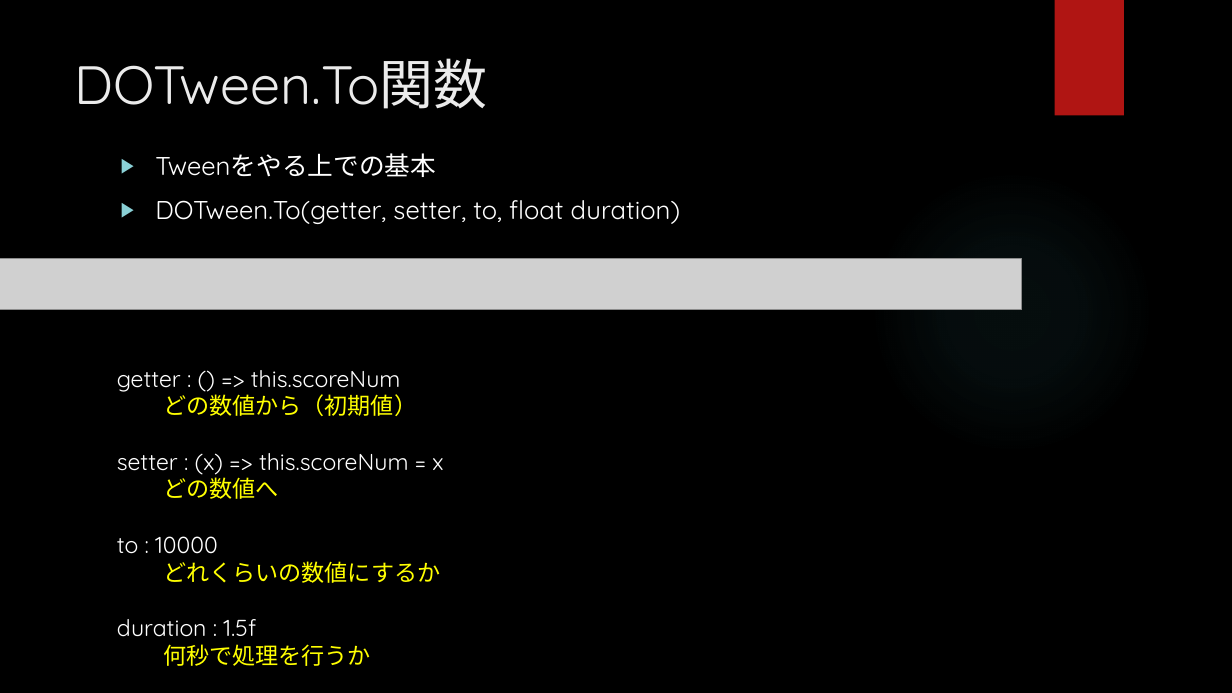
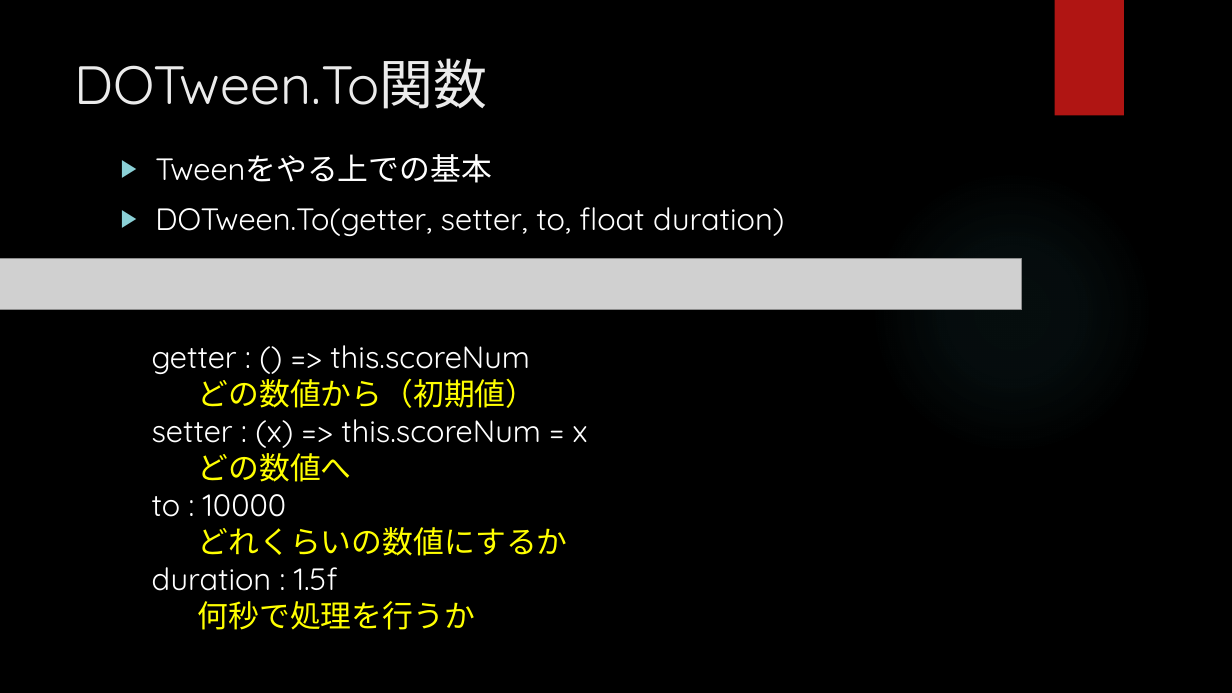
Before and after one commit to hopesnow/Study, a slide deck: slide 3 of RHStudy/Documents/プレゼンテーション1.pptx. Drawn at 1232x693 pixels with LibreOffice and Linux fonts; fonts in the diff are those of the drawing; grey boxes stand for pictures; background and template pictures are left out. Boxes give left, top, right and bottom in pixels: in the first picture for what was removed or moved away, otherwise in the second. Text is boxed around its words. In the diff, an @@ line names an element or a change of style, - is before the commit and + after.

```diff
--- a/RHStudy/Documents/プレゼンテーション1.pptx
+++ b/RHStudy/Documents/プレゼンテーション1.pptx
@@ text "Tweenをやる上での基本" at (155,154,784,236): size 20 to 24 pt @@
@@ text "getter : () => this.scoreNum": place and size @@
-text "getter : () => this.scoreNum" at (117,370,443,666)
+text "getter : () => this.scoreNum" at (152,345,588,630)
@@ text "getter : () => this.scoreNum" at (152,345,588,630): size 18 to 24 pt @@
```
Also in this commit, not shown: 6 other slides changed, 4 slides added, 2 slides removed, 1 other file.
